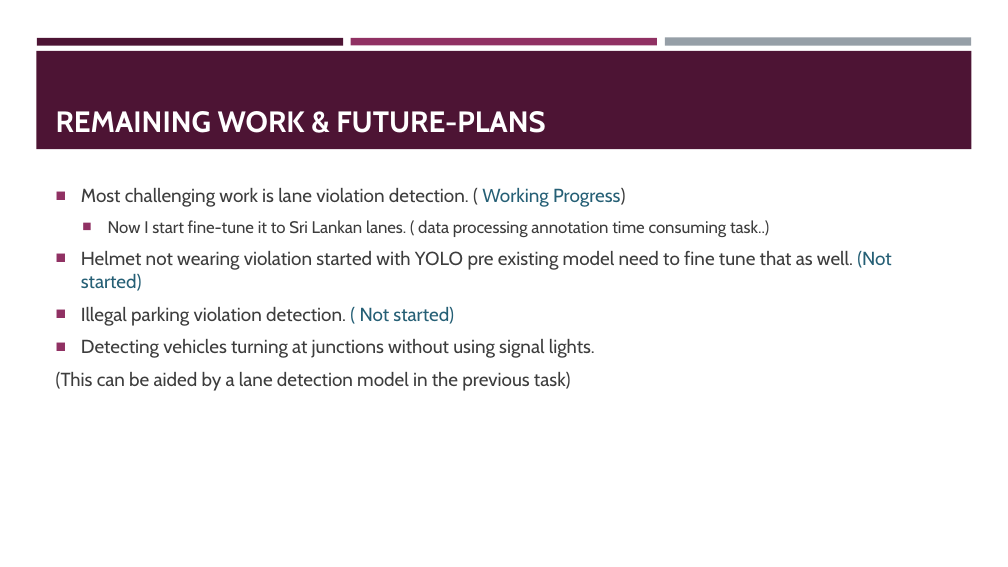
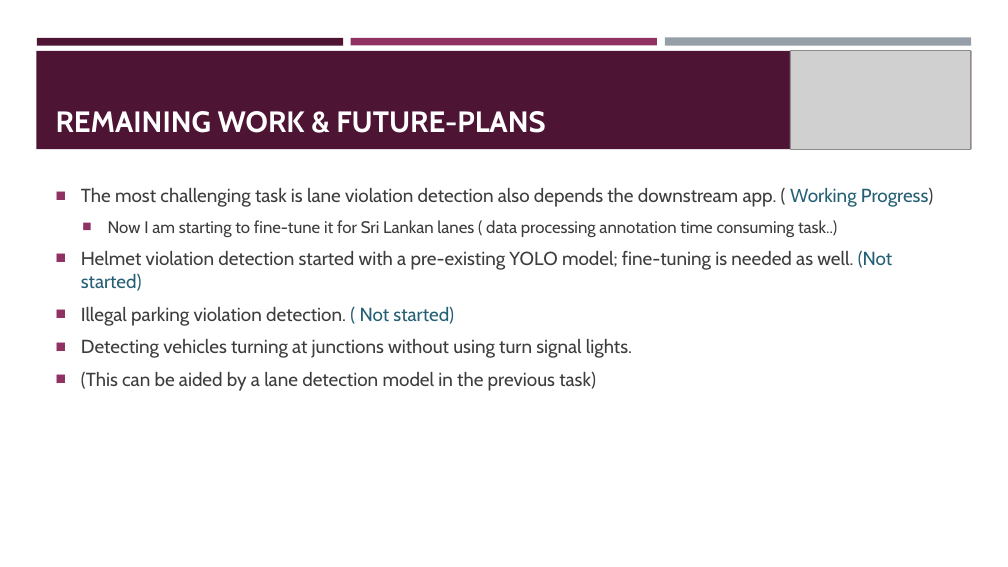
Before and after one commit to prageethmadhu/LVLane, a slide deck: slide 10 of DEMO/progress_report.pptx (slide 8 before the commit). Drawn at 1008x567 pixels with LibreOffice and Linux fonts; fonts in the diff are those of the drawing; grey boxes stand for pictures. Boxes give left, top, right and bottom in pixels: in the first picture for what was removed or moved away, otherwise in the second. Text is boxed around its words. In the diff, an @@ line names an element or a change of style, - is before the commit and + after.

```diff
--- a/DEMO/progress_report.pptx
+++ b/DEMO/progress_report.pptx
@@ picture added at [790,51,970,149] @@
@@ text at [81,188,933,291]: text changed @@
-■ Most challenging work is lane violation detection. ( Working Progress)
-  ■ Now I start fine-tune it to Sri Lankan lanes. ( data processing annotation time consuming task..)
-■ Helmet not wearing violation started with YOLO pre existing model need to fine tune that as well. (Not started)
+■ The most challenging task is lane violation detection also depends the downstream app. ( Working Progress)
+  ■ Now I am starting to fine-tune it for Sri Lankan lanes ( data processing annotation time consuming task..)
+■ Helmet violation detection started with a pre-existing YOLO model; fine-tuning is needed as well. (Not started)
@@ text at [81,339,632,358]: text changed @@
-■ Detecting vehicles turning at junctions without using signal lights.
+■ Detecting vehicles turning at junctions without using turn signal lights.
@@ text at [81,372,596,391]: bullet none to ■ @@
```
Also in this commit, not shown: 7 other slides changed, 2 slides added.
